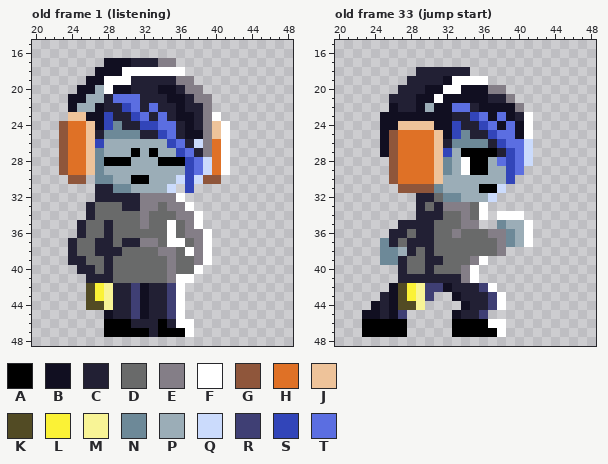
One commit to this pixel-art file: Assets/Art/Blue/Blue.aseprite. Above: the version before the commit.
64x64 pixels, 48 frames. Shown: old frame 1 (listening): x 20..48, y 15..48; old frame 33 (jump start): x 20..48, y 15..48. The commit also changed other frames, which this record leaves out.
Palette (. is transparent): A #000000  B #110f21  C #222034  D #696a6a  E #847e87  F #ffffff  G #8f563b  H #df7126  J #eec39a  K #524b24  L #fbf236  M #f8f496  N #6d8998  P #9badb7  Q #cbdbfc  R #3f3f74  S #3245b9  T #5b6ee1
Pixels before, old frame 1 (listening), first column x 23:
17 .....BBBCCCEE......
18 ....BBBFFFFFFF.....
19 ...BBFFFCCCCCEE....
20 ..BBPFBBCCCBBCEE...
21 .BBPPCTTTCCCBBCEE..
22 .BPPBCCSTCTCCBCCE..
23 .JJBBSCCSTCTCBBCEF.
24 GHHJBSNCCSSTTCBCEJF
25 GHHJCNNNNCCSTCBBEJF
26 GHHJSPPPPPPPSTCQEHF
27 GHHJNPPPAPAPPSTCEHF
28 GHHJNAAAPPPAAASTQHF
29 GHHJNPPPPPPPPPSTQHF
30 .GG.NNPPAAPPPQSQGG.
31 ....CCNNPPPPQ.S....
32 ....CCCCCEEEEF.....
33 ...CDDDCCEEDEEF....
34 ...CDDDDDEDDDEEF...
35 ..CDDCDDDEDDFDEF...
36 ..CDDCDDDDDDFDEEF..
37 .CDDCCDCCEEDFFDEF..
38 .CDDCCCDDDDEEDFEF..
39 .CCDDCDDDDDDEDDEF..
40 ..CCDCDDDDDDEDDF...
41 ...CCCDDDDDDEFF....
42 ...KLMCCRBCCRF.....
43 ...KLMCCRBCCRF.....
44 ...KKMCCRBCCRF.....
45 .....BCCRBCCRF.....
46 .....AAACCCACFF....
47 .....AAAAACAAAF....
Pixels before, old frame 33 (jump start), first column x 23:
18 ......CCCCCC.......
19 .....CCCCBFFFF.....
20 ....CCCBBFFBBBEE...
21 ...CCCBBFBBBBBCCE..
22 ...BCCBPBBTTCBBBBE.
23 ..BBBBBBBBCCSTBTBCF
24 ..BBJJJJBBSCCSTBTBF
25 ..BGHHHHJBSNCCSTTBF
26 ..BGHHHHJCNNNNCSTTQ
27 ..BGHHHHJSPAAAACSTQ
28 ...GHHHHJNPFAAPTSTQ
29 ...GHHHHJNPFAAPPST.
30 ...GHHHHJPPPPPPPS..
31 ....GGGGNPPPPAAQ...
32 ......CCDNNPPPQ....
33 ......CDCEEEDF.....
34 ......CCCDDEDF.FFF.
35 ....CCCCDDDEE..NPPF
36 ...CCDCCDDEDDDEENPF
37 ..NCDCCCDDDDDDDENPF
38 ..NNPCDCDDDDDDDE...
39 ..NNCDDCCDDDEF.....
40 ....CDDCDDDEF......
41 ....CCCCCCCEF......
42 ...BKLMRRBCCCRF....
43 ..CBKLMR..BCCCRF...
44 .BCBKKM....BCCRF...
45 BBCBR.....BCCR.....
46 AAAAA.....AAAAFF...
47 AAAAA.....AAAAAF...
After the commit:
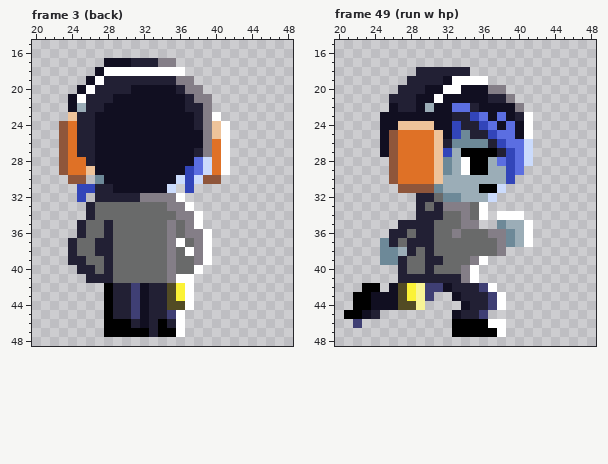
A new or re-ordered frame is compared with the old frame closest to it.
Edits made:
frames 48 -> 57
Changed rows in their new state; - is an unchanged pixel.
Frame 3 (back) is new; against old frame 1 (listening):
first column x 25:
18 ---FF---------
19 --FCCC--------
20 -FCCCCBBB-----
21 FCC-BBBBBB----
22 -CCBBBBBBBB---
23 CC-BBBBBBBB---
24 CC-BBBBBBBBB--
25 CCBBBBBBBBBB--
26 CCBBBBBBBBBBBB
27 CCBBBBBBBBBBB-
28 -CBBBBBBBBBBB-
29 --BBBBBBBBBB--
30 ---BBBBBBBB---
31 SS--BBBBBB----
32 S-------------
33 -----DDDD-----
34 -------D------
35 -------D--E---
36 ----------E---
37 -----DDDD-E---
38 ----D----D----
first column x 26:
42 ..A------KLF
43 ..A------KLF
44 ..A------KKF
45 --A---------
46 ------B----.
47 ----------F.
Frame 49 (run w hp) is new; against old frame 33 (jump start):
first column x 21:
42 --AA---
43 -AABB--
44 -AA-B--
45 AA-C...
46 -R.....
47 --.....
Changed places in both pictures, as pixel boxes (x1, y1, x2, y2):
changed: (77, 67, 203, 256)
changed: (86, 283, 113, 319)
changed: (140, 283, 194, 337)
changed: (344, 283, 407, 337)
